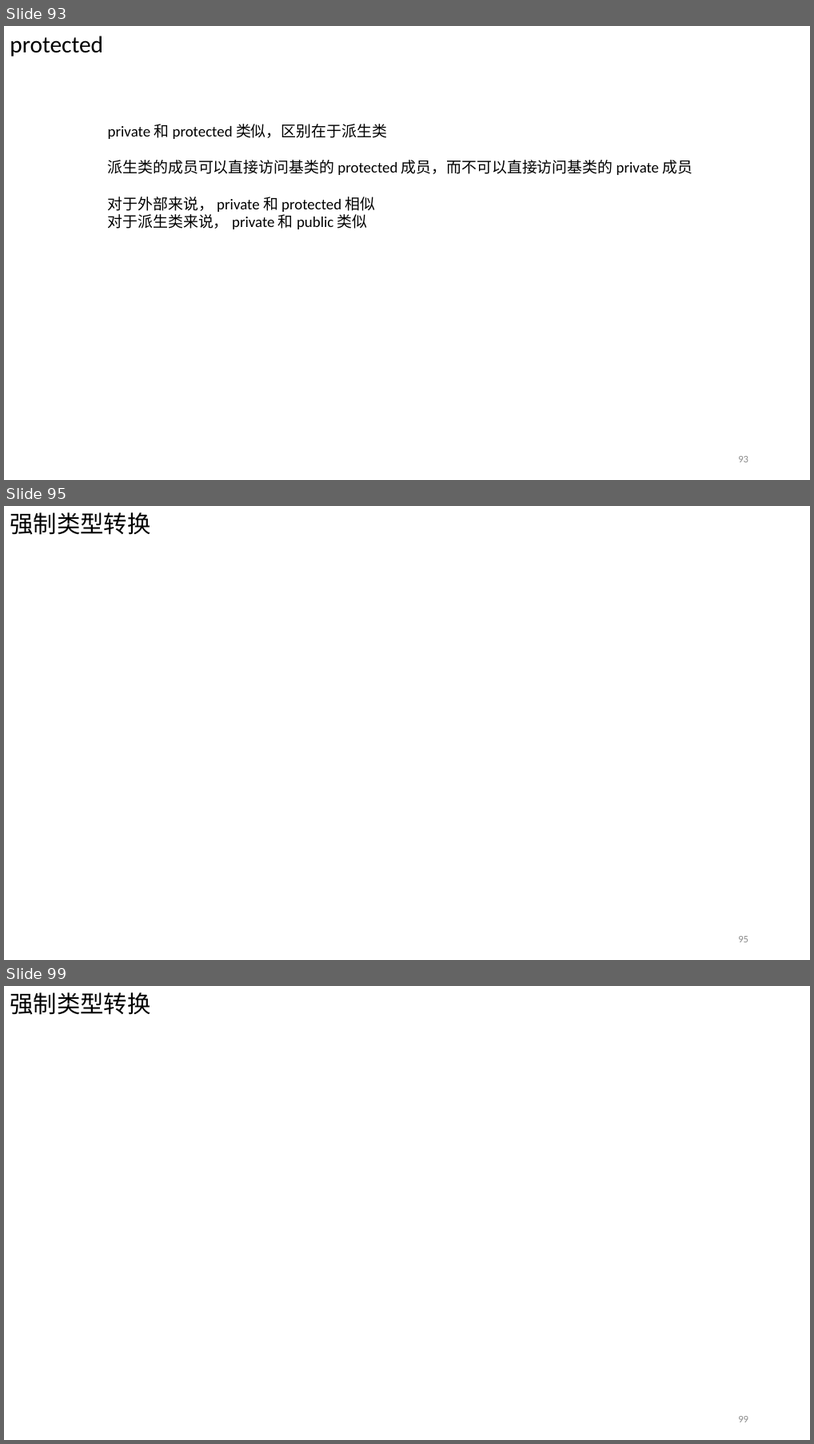
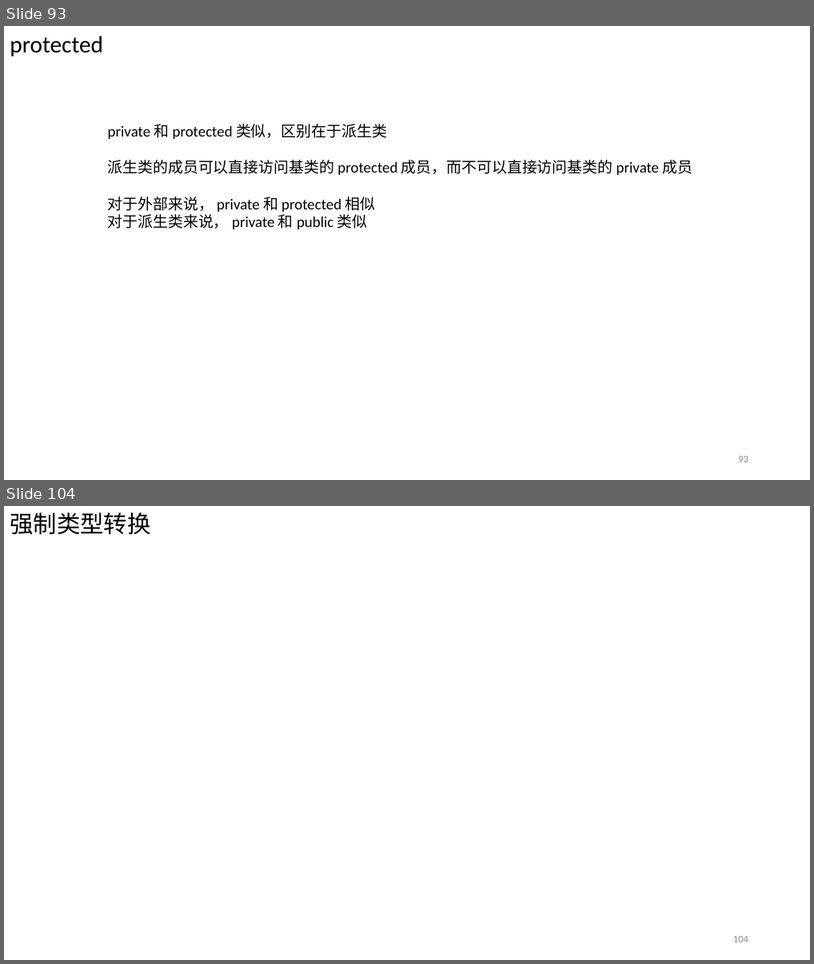
Before and after one commit to Chao200/CPP_Primer_Plus, a slide deck: C++ Primer Plus.pptx. Shown one above the other, each under a label of ours: slides 93, 95 and 99 before the commit, slides 93 and 104 after it; the slides between them are not shown. The pictures are 814x1444 and 814x964 pixels, drawn with LibreOffice and Linux fonts; fonts in the diff are those of the drawing. Boxes give left, top, right and bottom in pixels: in the first picture for what was removed or moved away, otherwise in the second. Text is boxed around its words. In the diff, an @@ line names an element or a change of style, - is before the commit and + after.

```diff
--- a/C++ Primer Plus.pptx
+++ b/C++ Primer Plus.pptx
@@ slide 95 removed at (4,506,810,960), background #FFFFFF @@
@@ text removed at (10,512,150,535) @@
-强制类型转换
@@ page number removed at (738,936,749,942) @@
-95
@@ what was slide 99 is now slide 104 @@
@@ page number at (734,936,749,942): text changed @@
-99
+104
```
Also in this commit, not shown: 10 slides added, 4 other slides removed.
